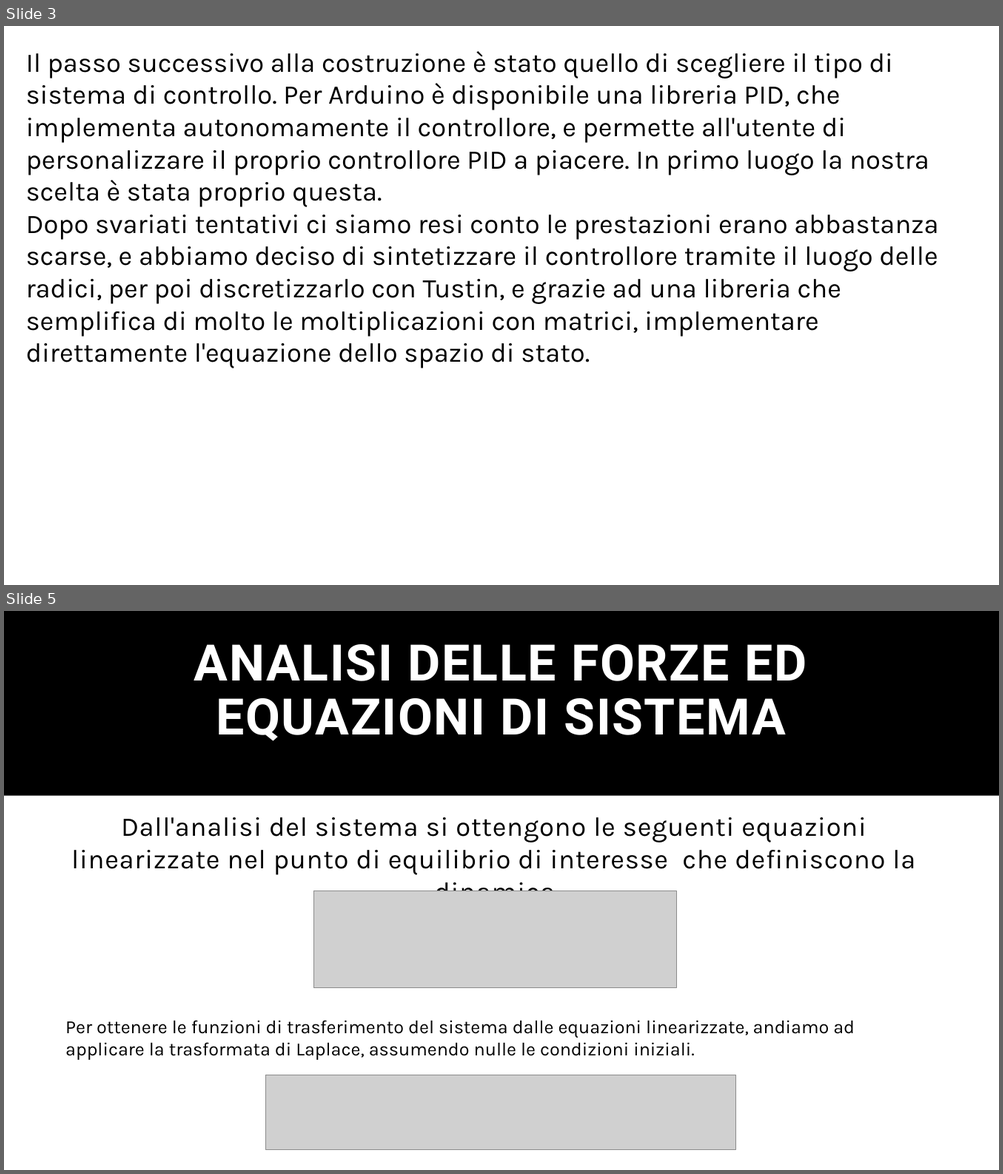
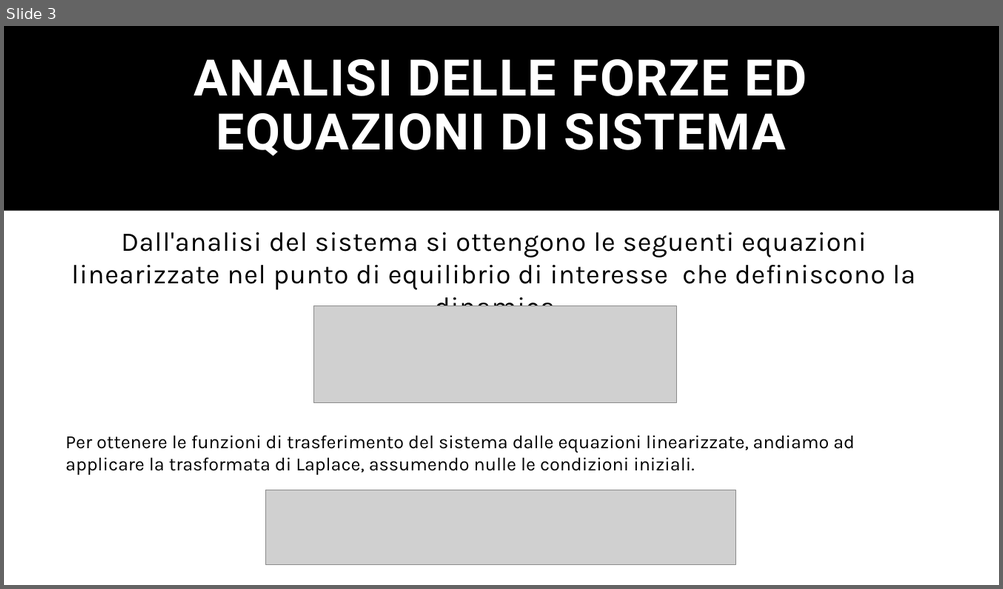
Before and after one commit to AltFed/ARL, a slide deck: CA.pptx. Shown one above the other, each under a label of ours: slides 3 and 5 before the commit, slide 3 after it; the slides between them are not shown. The pictures are 1003x1174 and 1003x589 pixels, drawn with LibreOffice and Linux fonts; fonts in the diff are those of the drawing; grey boxes stand for pictures. Boxes give left, top, right and bottom in pixels: in the first picture for what was removed or moved away, otherwise in the second. Text is boxed around its words. In the diff, an @@ line names an element or a change of style, - is before the commit and + after.

```diff
--- a/CA.pptx
+++ b/CA.pptx
@@ slide 3 removed at [4, 26, 999, 585], background #FFFFFF @@
@@ text removed at [26, 51, 938, 369] @@
-Il passo successivo alla costruzione è stato quello di scegliere il tipo di sistema di controllo. Per Arduino è disponibile una libreria PID, che implementa autonomamente il controllore, e permette all'utente di personalizzare il proprio controllore PID a piacere. In primo luogo la nostra scelta è stata proprio questa.
-Dopo svariati tentativi ci siamo resi conto le prestazioni erano abbastanza scarse, e abbiamo deciso di sintetizzare il controllore tramite il luogo delle radici, per poi discretizzarlo con Tustin, e grazie ad una libreria che semplifica di molto le moltiplicazioni con matrici, implementare direttamente l'equazione dello spazio di stato.
@@ what was slide 5 is now slide 3 @@
```
Also in this commit, not shown: 9 slides changed, 1 slide added, 3 other slides removed, 2 other files.
